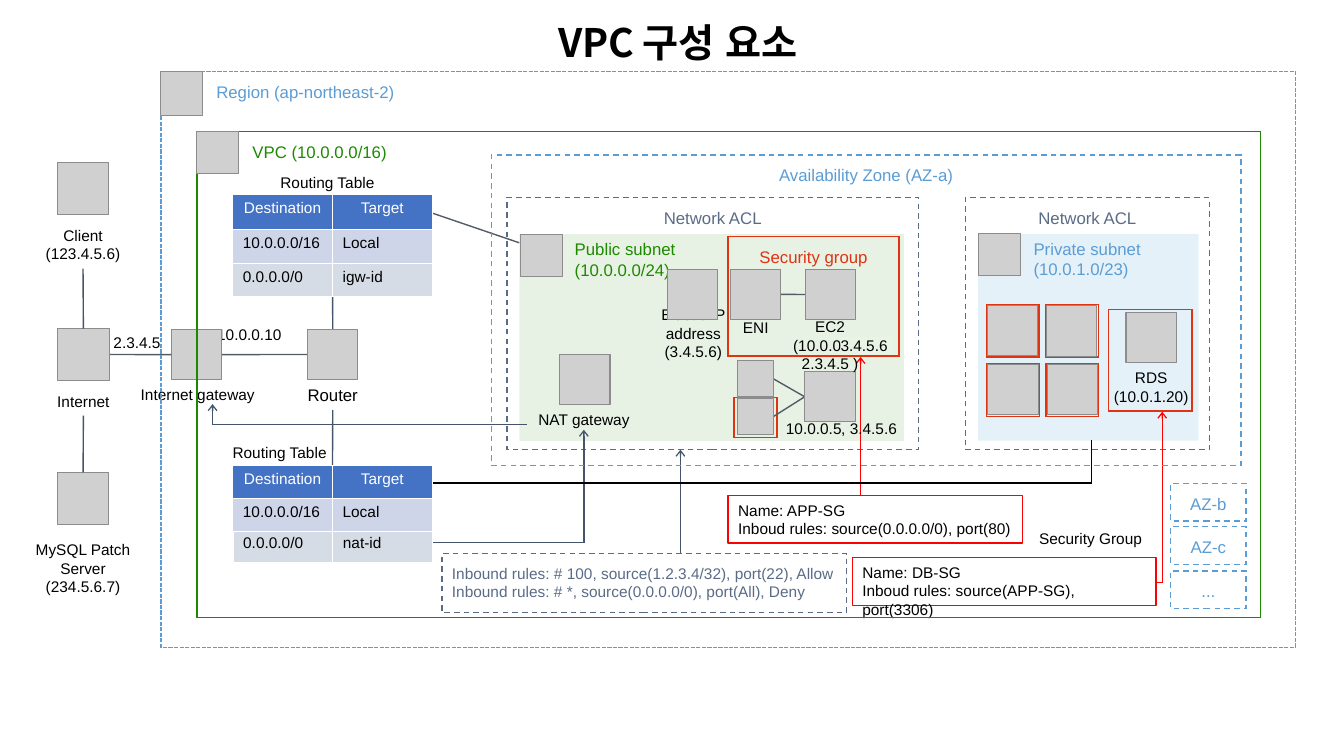
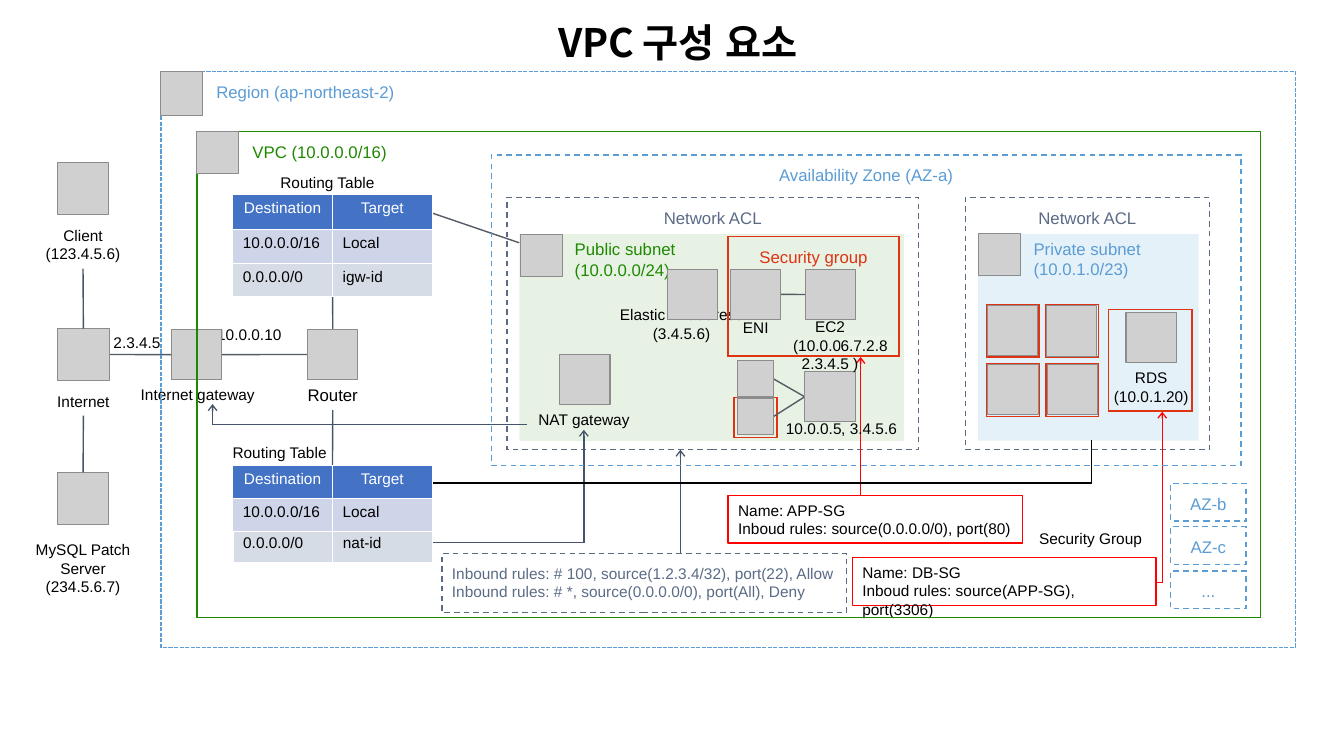
Before and after one commit to BEBC-25/devops-yong, a slide deck: slide 1 of docs/images/aws/05-vpc.pptx. Drawn at 1344x756 pixels with LibreOffice and Linux fonts; fonts in the diff are those of the drawing; grey boxes stand for pictures. Boxes give left, top, right and bottom in pixels: in the first picture for what was removed or moved away, otherwise in the second. Text is boxed around its words. In the diff, an @@ line names an element or a change of style, - is before the commit and + after.

```diff
--- a/docs/images/aws/05-vpc.pptx
+++ b/docs/images/aws/05-vpc.pptx
@@ text "Elastic IP address" rewrapped from (x1=661, y1=308, x2=726, y2=361) to (x1=620, y1=308, x2=743, y2=342) @@
@@ rectangle "3.4.5.6" resized from (x1=841, y1=340, x2=888, y2=351) to (x1=841, y1=337, x2=892, y2=356) @@
@@ text added at (x1=841, y1=340, x2=888, y2=351), 11 pt, text #000000 @@
+6.7.2.8
```
